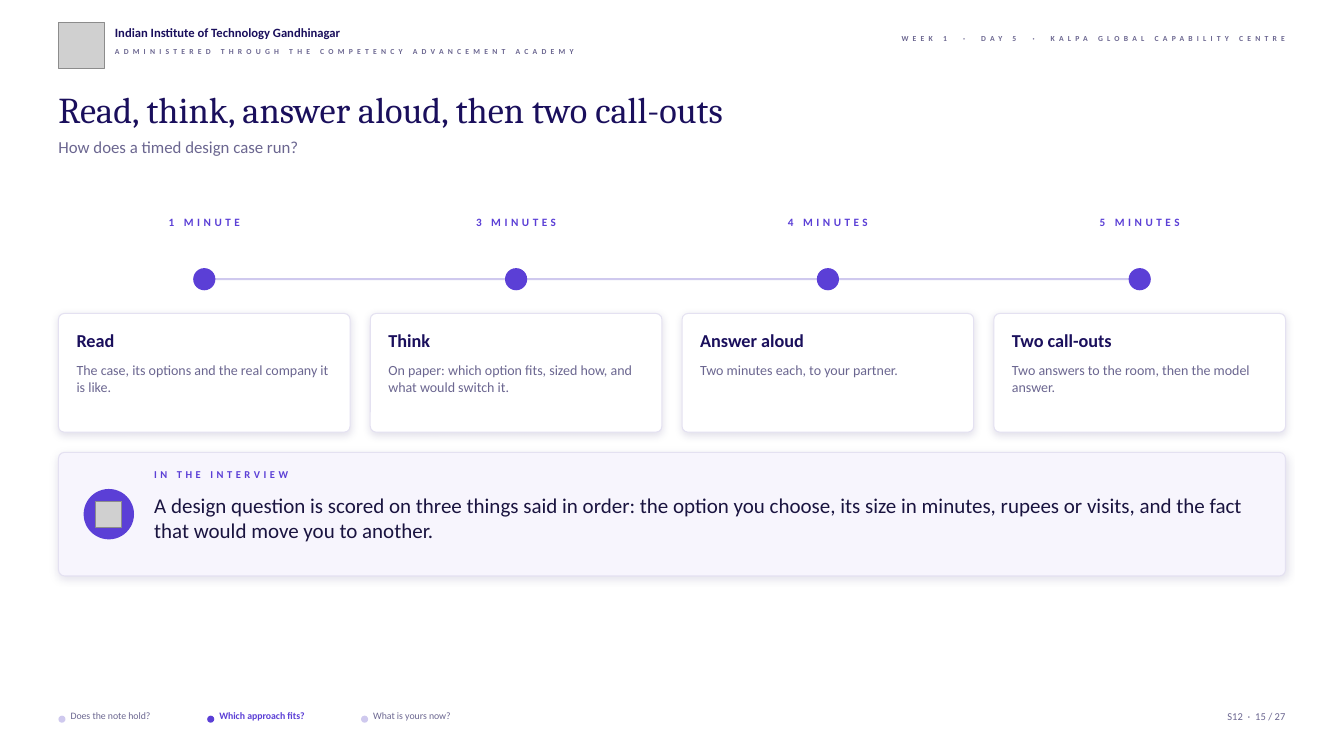
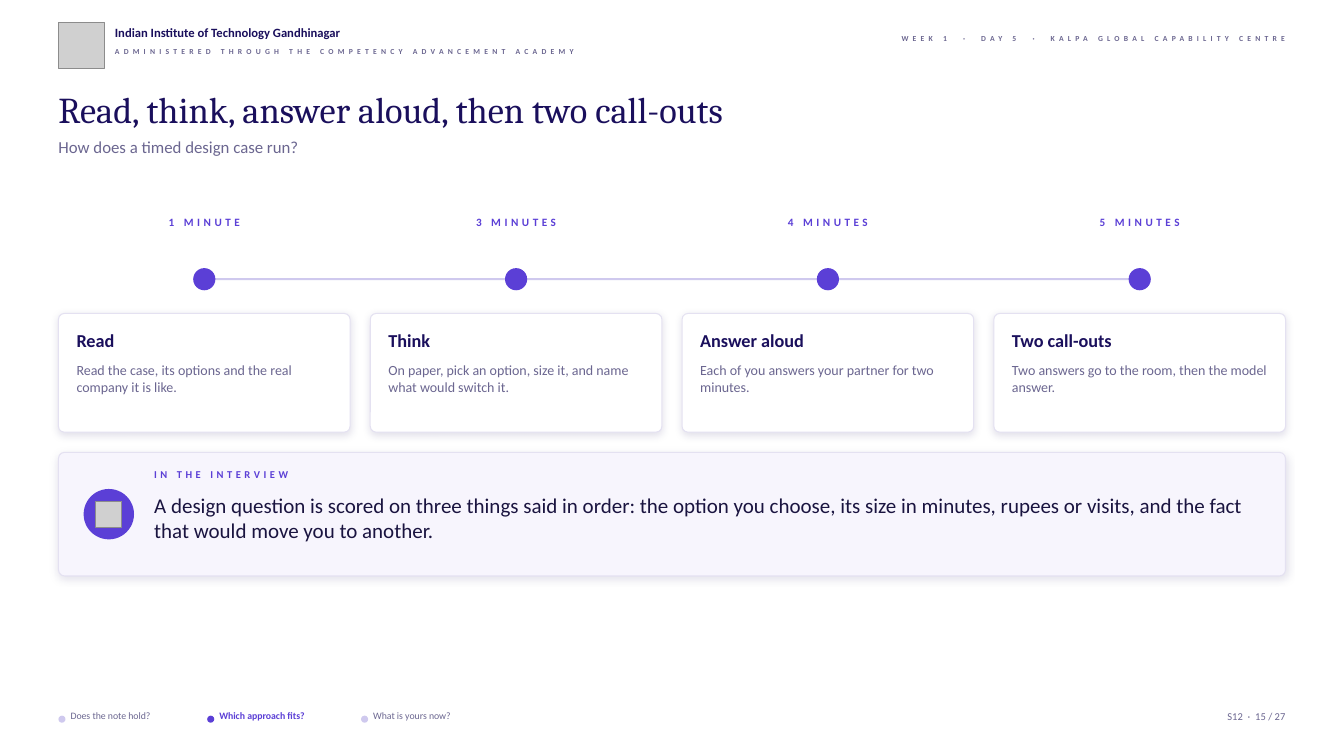
Before and after one commit to fde-academy-lab/c2-content-factory, a slide deck: slide 15 of content/W01/D5/slides/C2_W01_D05_rehearsal_STUDENT.pptx. Drawn at 1344x756 pixels with LibreOffice and Linux fonts; fonts in the diff are those of the drawing; grey boxes stand for pictures; background and template pictures are left out. Boxes give left, top, right and bottom in pixels: in the first picture for what was removed or moved away, otherwise in the second. Text is boxed around its words. In the diff, an @@ line names an element or a change of style, - is before the commit and + after.

```diff
--- a/content/W01/D5/slides/C2_W01_D05_rehearsal_STUDENT.pptx
+++ b/content/W01/D5/slides/C2_W01_D05_rehearsal_STUDENT.pptx
@@ text at (77, 365, 292, 394): text changed @@
-The case, its options and the real company it is like.
+Read the case, its options and the real company it is like.
@@ text at (388, 365, 628, 392): text changed @@
-On paper: which option fits, sized how, and what would switch it.
+On paper, pick an option, size it, and name what would switch it.
@@ text at (700, 365, 934, 392): text changed @@
-Two minutes each, to your partner.
+Each of you answers your partner for two minutes.
@@ text at (1012, 365, 1267, 392): text changed @@
-Two answers to the room, then the model answer.
+Two answers go to the room, then the model answer.
```
Also in this commit, not shown: 16 other slides changed, 4 other files.
